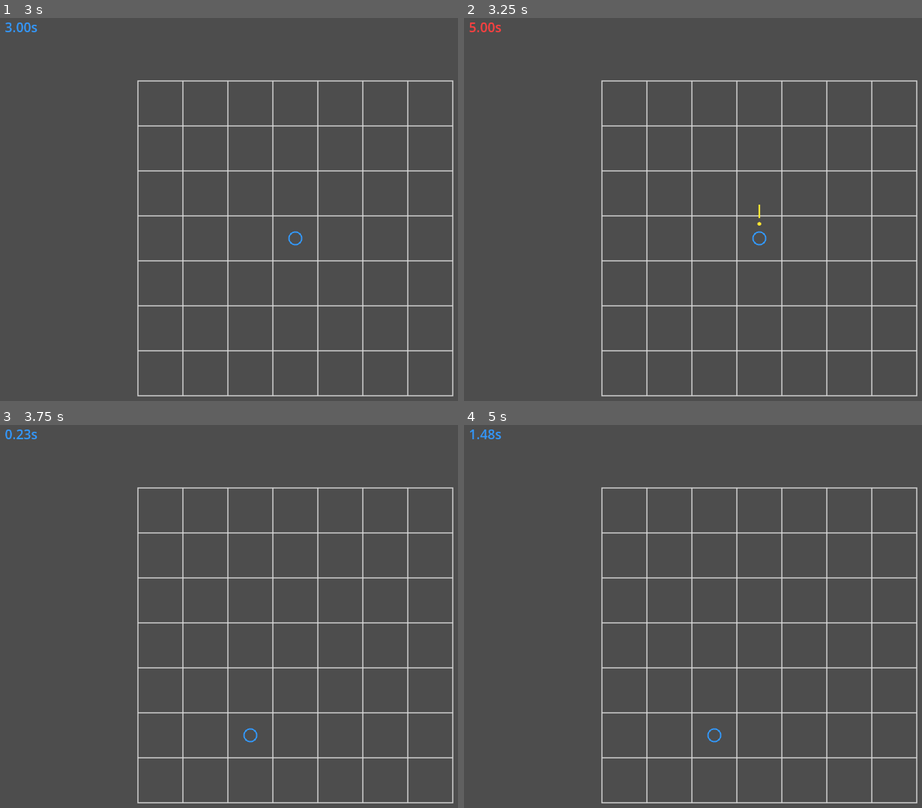
Above: before the commit, frames 1-4 (two rows, left to right).
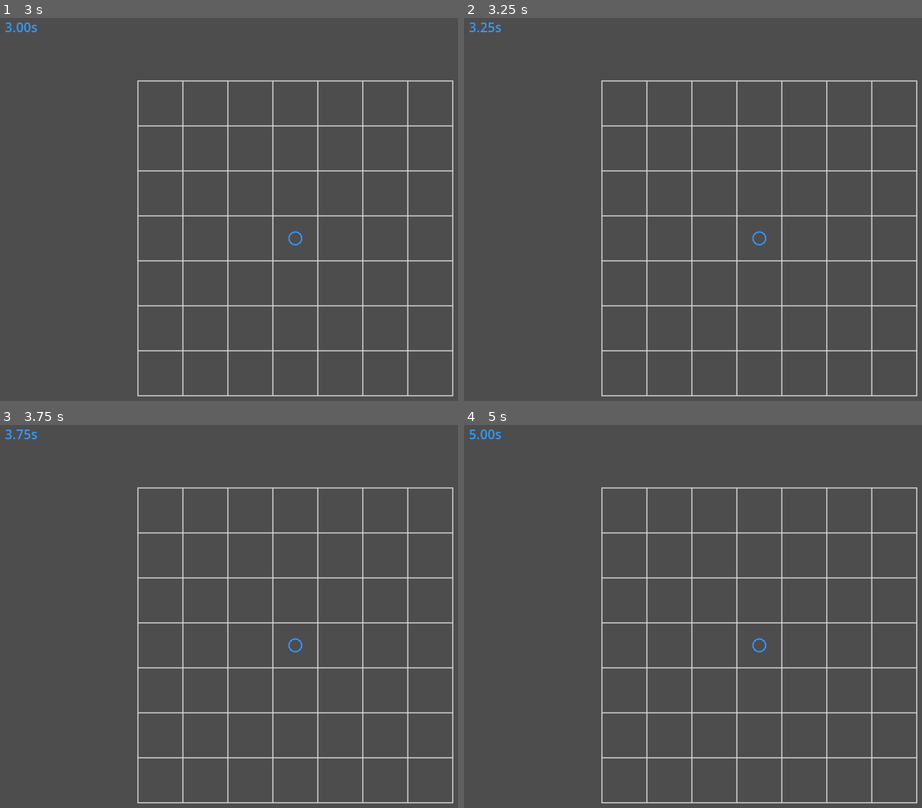
Above: after the commit, the same moments.

Repository: ustclyd/grid_demo
Game: Godot game, scene res://scenes/Main.tscn
Two runs of this game, one before a commit and one after it. Both use one fixed random seed, a clock stepped at 60 frames per second and the inputs below.
Inputs (mouse positions are in pixels of both pictures, inside the frame that each line leads up to):
- Up to frame 1 (3 s): tap Enter at 0.5, 2 s; move the mouse to (425, 217) at 0.52 s; click (425, 217) at 0.67 s; tap Space at 1.25, 2.75 s; move the mouse to (174, 259) at 1.27 s; click (174, 259) at 1.42 s; move the mouse to (357, 140) at 2.02 s; click (357, 140) at 2.17 s; move the mouse to (265, 328) at 2.77 s; click (265, 328) at 2.92 s
- Up to frame 2 (3.25 s): no input
- Up to frame 3 (3.75 s): tap Enter at 3.5 s; move the mouse to (outside the picture) at 3.52 s; click (outside the picture) at 3.67 s
- Up to frame 4 (5 s): tap Space at 4.25 s; move the mouse to (578, 578) at 4.27 s; click (578, 578) at 4.42 s

Frame 1 is identical in both runs. In frame 2, 0.1% of the frame differs, in the area x 1-65%, y 1-55%; in frame 3, 0.1%; in frame 4, 0.2%, in the area x 1-67%, y 1-83%.

Commit message:
修改计时器bug

Diff:
--- a/scenes/Main.tscn
+++ b/scenes/Main.tscn
@@ -6,5 +6,5 @@
 script = ExtResource("1_elqb8")
 
 [node name="Timer" type="Timer" parent="." unique_id=193919369]
-wait_time = 3.0
+wait_time = 5.0
 autostart = true
--- a/scripts/Main.gd
+++ b/scripts/Main.gd
@@ -95,6 +95,11 @@
 
 	# 把计时器间隔明确设置为 5 秒。
 	timer.wait_time = TURN_INTERVAL
+
+	# 先停掉场景里可能已经自动启动的旧计时，再按新的 5 秒重新开始。
+	# 这样可以保证“真实结算时间”和“左上角显示时间”从第一轮开始就完全同步。
+	timer.stop()
+	timer.start()
 
 	# 记录这一轮开始的时间。
 	# `Time.get_ticks_msec()` 会返回程序运行到现在经过了多少毫秒。
@@ -272,8 +277,10 @@
 		display_text = "%.2fs" % TURN_INTERVAL
 		display_color = TIMER_EXECUTING_COLOR
 	else:
-		var now_time: float = Time.get_ticks_msec() / 1000.0
-		var elapsed: float = clampf(now_time - turn_start_time, 0.0, TURN_INTERVAL)
+		# `timer.time_left` 表示“这一轮还剩多少秒”。
+		# 我们用“总时长 - 剩余时长”，得到已经过去了多久。
+		# 这样显示会和 Timer 的真实时间完全同步，不会自己漂移。
+		var elapsed: float = clampf(TURN_INTERVAL - timer.time_left, 0.0, TURN_INTERVAL)
 
 		# `snapped(elapsed, 0.01)` 的作用是把数字处理到 0.01 的精度。
 		# `"%0.2f"` 的作用是格式化成保留两位小数。
